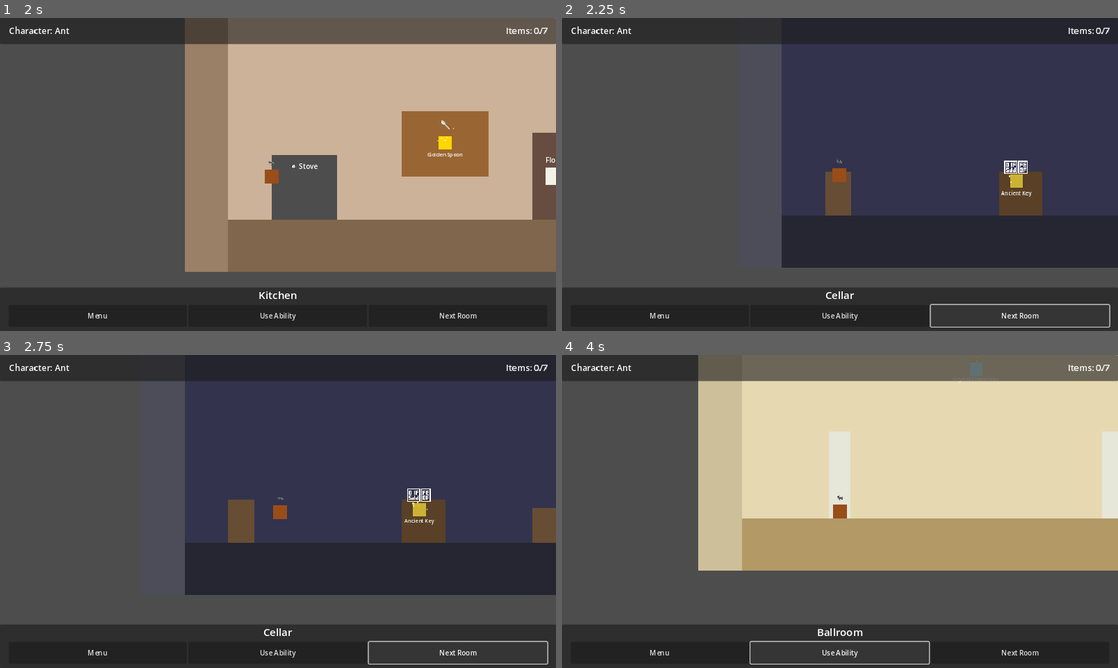
Above: before the commit, frames 1-4 (two rows, left to right).
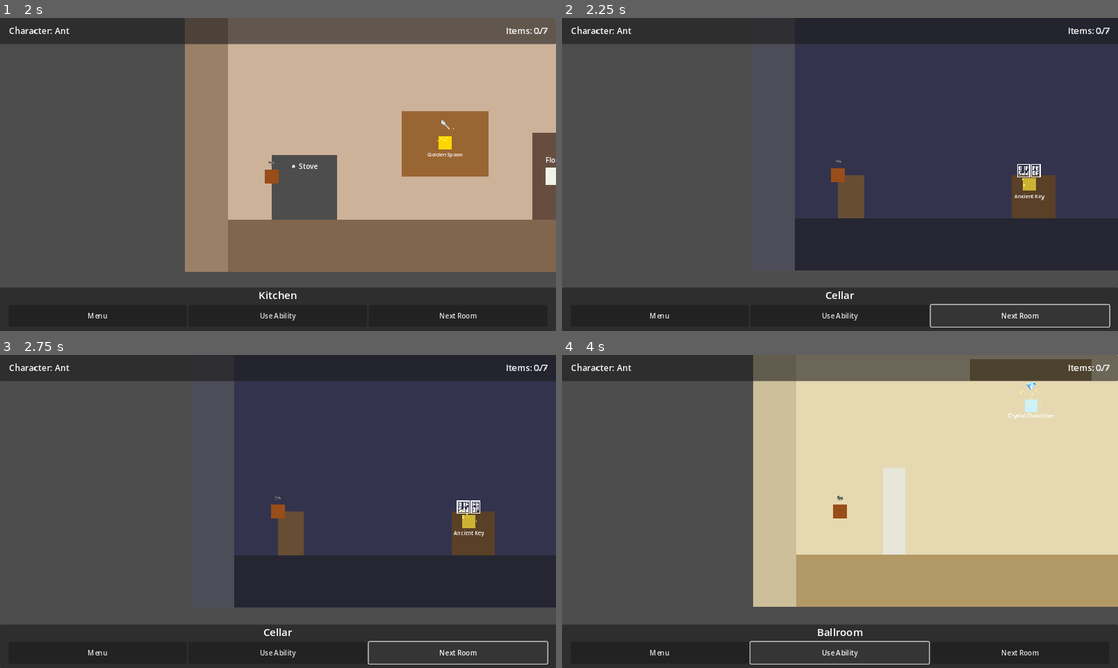
Above: after the commit, the same moments.

Repository: TiberiousDoom/hello-world
Game: Godot game, scene res://scenes/MainMenu.tscn
Same seed, same stepped clock (60 frames per second), same inputs: the game is played once before the commit and once after it.
Inputs:
- Up to frame 1 (2 s): click "Start Adventure" at 0.5 s; click "🐜 The Ant Wall climbing & tun…" at 1.25 s
- Up to frame 2 (2.25 s): click "Next Room" at 2 s
- Up to frame 3 (2.75 s): no input
- Up to frame 4 (4 s): click "Next Room" at 2.75 s; click "Use Ability" at 3.5 s

Frame 1 is identical in both runs. In frame 2, 4.4% of the frame differs, in the area x 39-100%, y 8-81%; in frame 3, 14%; in frame 4, 30%, in the area x 24-100%, y 0-81%.

Commit message:
Fix ingredient collision and UI click issues + add debug visuals
Round 2 of bug fixes based on continued testing:

1. FIXED: Ingredient Collision Blocking Movement
   Problem: Area2D collision shapes were blocking character movement
   Solution: Set proper collision layers on all interactive objects
   - collision_layer = 2 (ingredients on layer 2, not layer 1 with walls)
   - collision_mask = 1 (detect character on layer 1)
   - monitorable = true, monitoring = true
   - Now character can walk THROUGH ingredients to collect them
   - Applied to: Flour, Water, Sugar, StoveInteractive

2. FIXED: UI Buttons Still Passing Clicks Through
   Problem: _input() receives events BEFORE UI can handle them
   Solution: Changed _input() to _unhandled_input() in Game.gd
   - _unhandled_input only fires if UI didn't consume the event
   - This is the proper Godot way to handle game input vs UI input
   - Now clicking UI buttons does NOT move character

3. ADDED: Visual Collision Debug Outlines
   Problem: Hard to see where collision boundaries are
   Solution: Enabled debug collision shape rendering
   - Added [debug] section to project.godot
   - shapes/collision/draw_2d_outlines = true
   - Collision shapes now show as cyan/blue outlines
   - Makes it easy to see walls, props, and interactive areas
   - Can be disabled later for release build

Technical Details:
- Collision Layer 1: Walls, floors, props, character
- Collision Layer 2: Interactive objects (ingredients, items)
- Layer 2 objects detect Layer 1 but don't block it
- Proper event handling: UI -> Unhandled -> Game

Ready for testing round 3!

Diff:
--- a/project.godot
+++ b/project.godot
@@ -35,6 +35,12 @@
 ]
 }
 
+[debug]
+
+shapes/collision/shape_color=Color(0, 0.6, 0.7, 0.42)
+shapes/collision/contact_color=Color(1, 0.2, 0.1, 0.8)
+shapes/collision/draw_2d_outlines=true
+
 [rendering]
 
 textures/canvas_textures/default_texture_filter=0
--- a/rooms/Kitchen.tscn
+++ b/rooms/Kitchen.tscn
@@ -119,6 +119,10 @@
 [node name="Ingredients" type="Node2D" parent="Puzzle"]
 
 [node name="Flour" type="Area2D" parent="Puzzle/Ingredients"]
+collision_layer = 2
+collision_mask = 1
+monitorable = true
+monitoring = true
 position = Vector2(850, 500)
 script = ExtResource("3_interactive")
 interaction_prompt = "Collect Flour"
@@ -144,6 +148,10 @@
 horizontal_alignment = 1
 
 [node name="Water" type="Area2D" parent="Puzzle/Ingredients"]
+collision_layer = 2
+collision_mask = 1
+monitorable = true
+monitoring = true
 position = Vector2(950, 500)
 script = ExtResource("3_interactive")
 interaction_prompt = "Collect Water"
@@ -169,6 +177,10 @@
 horizontal_alignment = 1
 
 [node name="Sugar" type="Area2D" parent="Puzzle/Ingredients"]
+collision_layer = 2
+collision_mask = 1
+monitorable = true
+monitoring = true
 position = Vector2(1050, 500)
 script = ExtResource("3_interactive")
 interaction_prompt = "Collect Sugar"
@@ -194,6 +206,10 @@
 horizontal_alignment = 1
 
 [node name="StoveInteractive" type="Area2D" parent="Puzzle"]
+collision_layer = 2
+collision_mask = 1
+monitorable = true
+monitoring = true
 position = Vector2(275, 525)
 script = ExtResource("3_interactive")
 interaction_prompt = "Cook Recipe"
--- a/scripts/Game.gd
+++ b/scripts/Game.gd
@@ -71,8 +71,8 @@
 		update_ui()
 		print("Loaded room: ", room_name)
 
-func _input(event):
-	"""Handle tap-to-move input"""
+func _unhandled_input(event):
+	"""Handle tap-to-move input (only if not handled by UI)"""
 	if event is InputEventMouseButton and event.pressed and event.button_index == MOUSE_BUTTON_LEFT:
 		if current_character:
 			# Get click position in world space
